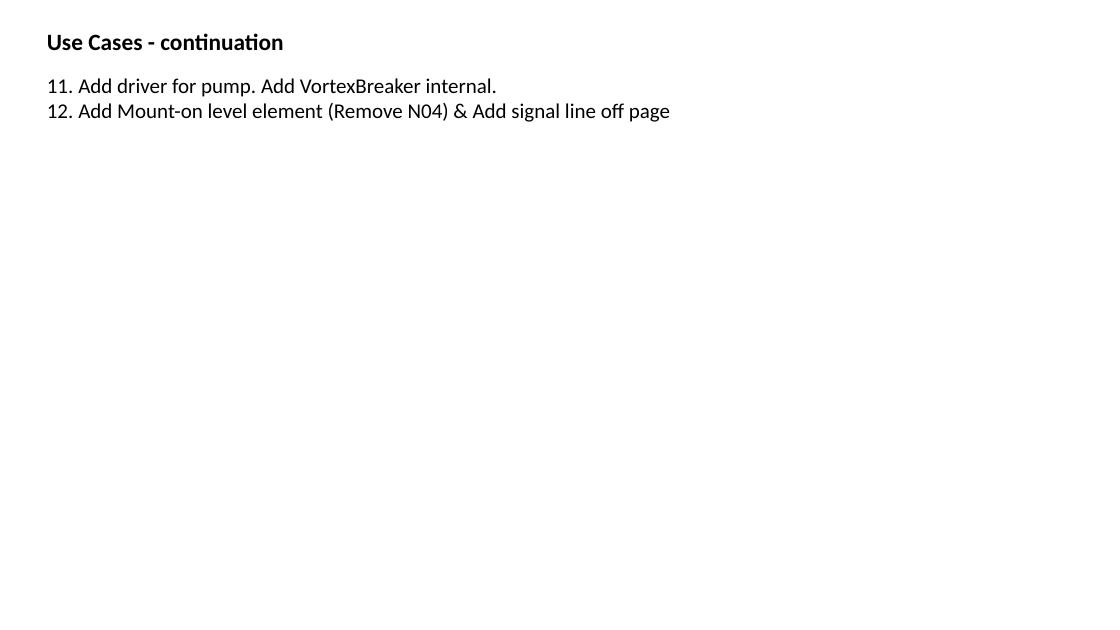
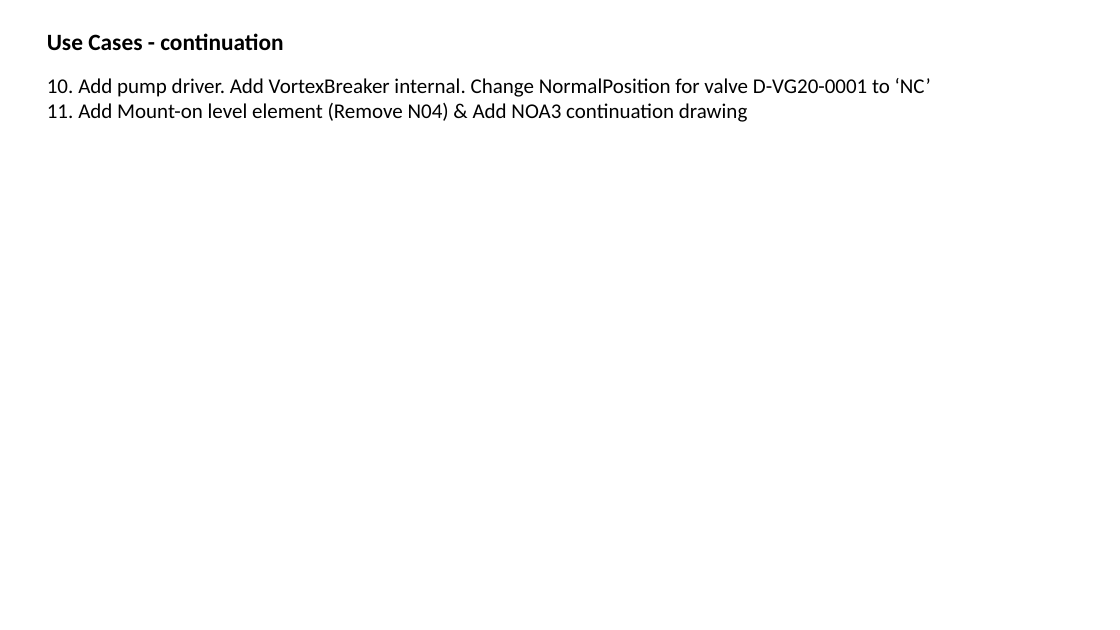
Before and after one commit to ToniaPedersen/DISCDEXPI, a slide deck: slide 2 of Blueprint/UseCases_PersistenID.pptx. Drawn at 1120x630 pixels with LibreOffice and Linux fonts; fonts in the diff are those of the drawing. Boxes give left, top, right and bottom in pixels: in the first picture for what was removed or moved away, otherwise in the second. Text is boxed around its words. In the diff, an @@ line names an element or a change of style, - is before the commit and + after.

```diff
--- a/Blueprint/UseCases_PersistenID.pptx
+++ b/Blueprint/UseCases_PersistenID.pptx
@@ text at [78,78,931,122]: text changed @@
-11. Add driver for pump. Add VortexBreaker internal.
-12. Add Mount-on level element (Remove N04) & Add signal line off page
+10. Add pump driver. Add VortexBreaker internal. Change NormalPosition for valve D-VG20-0001 to ‘NC’
+11. Add Mount-on level element (Remove N04) & Add NOA3 continuation drawing
```
Also in this commit, not shown: 2 other slides changed, 3 other files.
